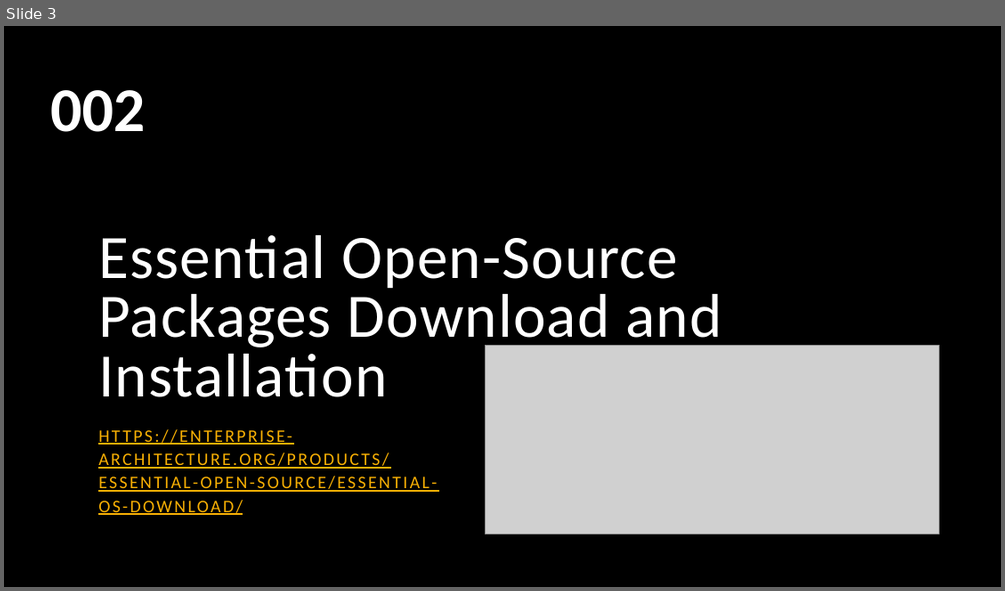
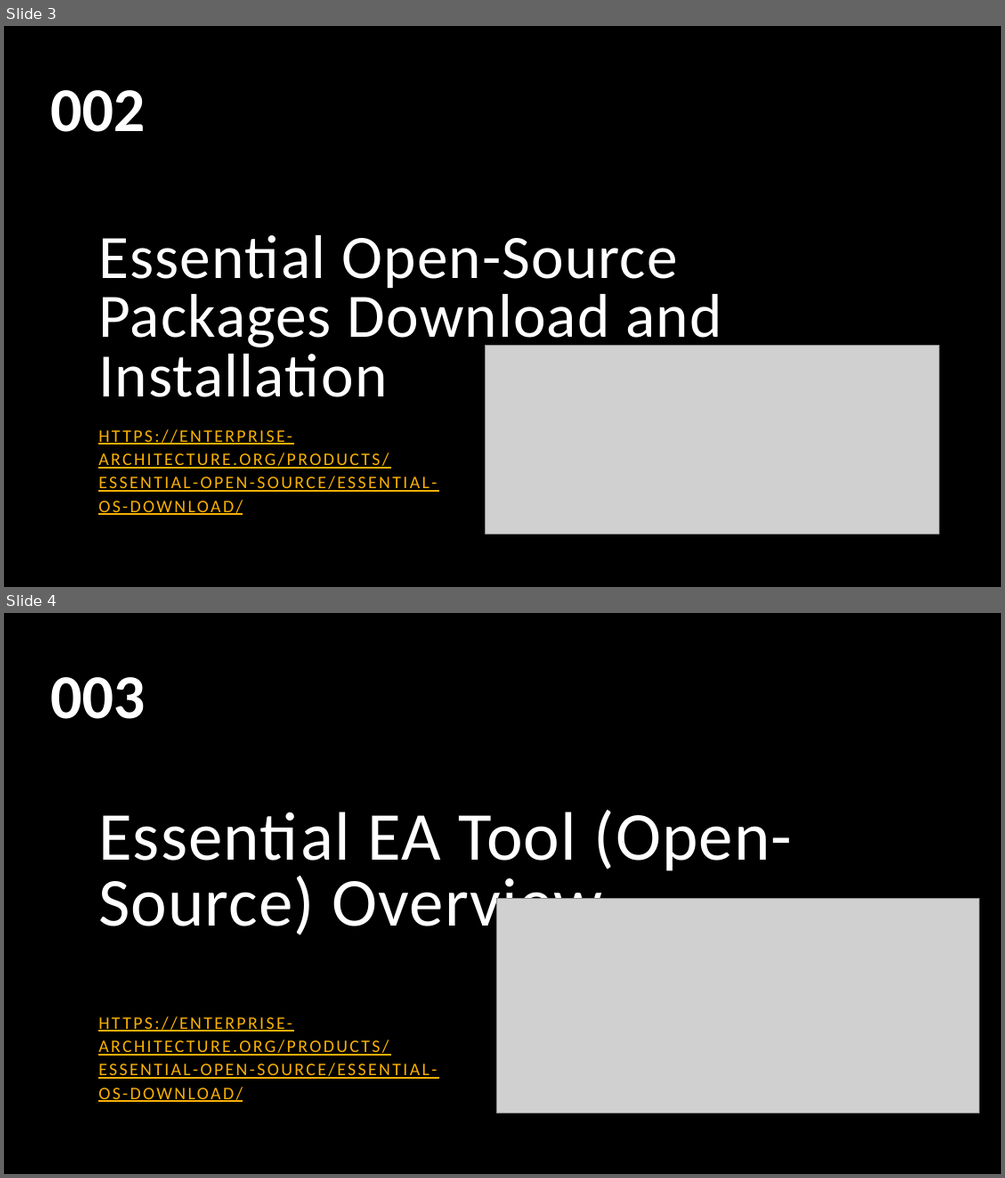
Before and after one commit to yasenstar/EA, a slide deck: Essential_EA/Practice on Essential Enterprise Architecture Tool.pptx. Shown one above the other, each under a label of ours: slide 3 before the commit, slides 3 and 4 after it. The pictures are 1005x591 and 1005x1178 pixels, drawn with LibreOffice and Linux fonts; fonts in the diff are those of the drawing; grey boxes stand for pictures; background and template pictures are left out. Boxes give left, top, right and bottom in pixels: in the first picture for what was removed or moved away, otherwise in the second. Text is boxed around its words. In the diff, an @@ line names an element or a change of style, - is before the commit and + after.

Commit message:
add Essential 003

```diff
--- a/Essential_EA/Practice on Essential Enterprise Architecture Tool.pptx
+++ b/Essential_EA/Practice on Essential Enterprise Architecture Tool.pptx
@@ slide 4 added at (x1=4, y1=613, x2=1001, y2=1174), background picture (left out) @@
@@ text added at (x1=50, y1=677, x2=145, y2=719), 60 pt, text #FFFFFF, bold @@
+003
@@ title added at (x1=98, y1=810, x2=792, y2=941), 66 pt, text #FFFFFF @@
+Essential EA Tool (Open-Source) Overview
@@ picture added at (x1=497, y1=899, x2=979, y2=1112) @@
@@ subtitle added at (x1=98, y1=1016, x2=437, y2=1078), 17 pt, text #F8B004, underline @@
+HTTPS://ENTERPRISE-ARCHITECTURE.ORG/PRODUCTS/ESSENTIAL-OPEN-SOURCE/ESSENTIAL-OS-DOWNLOAD/
```
Also in this commit, not shown: 3 other slides added, 2 other files.
